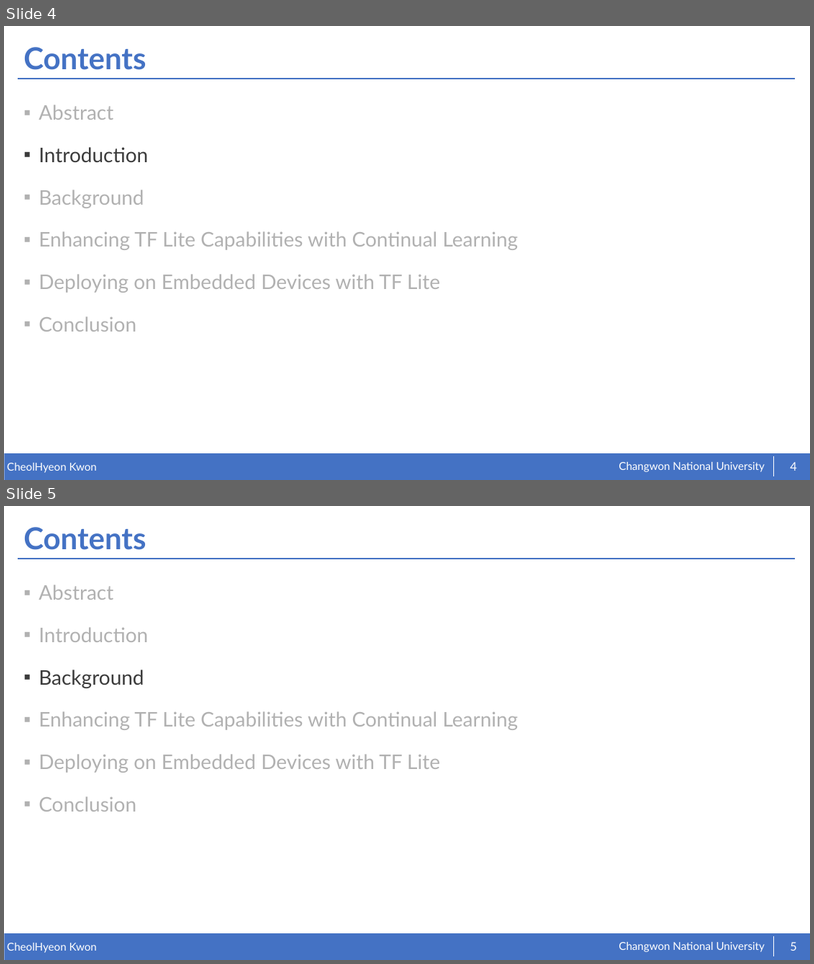
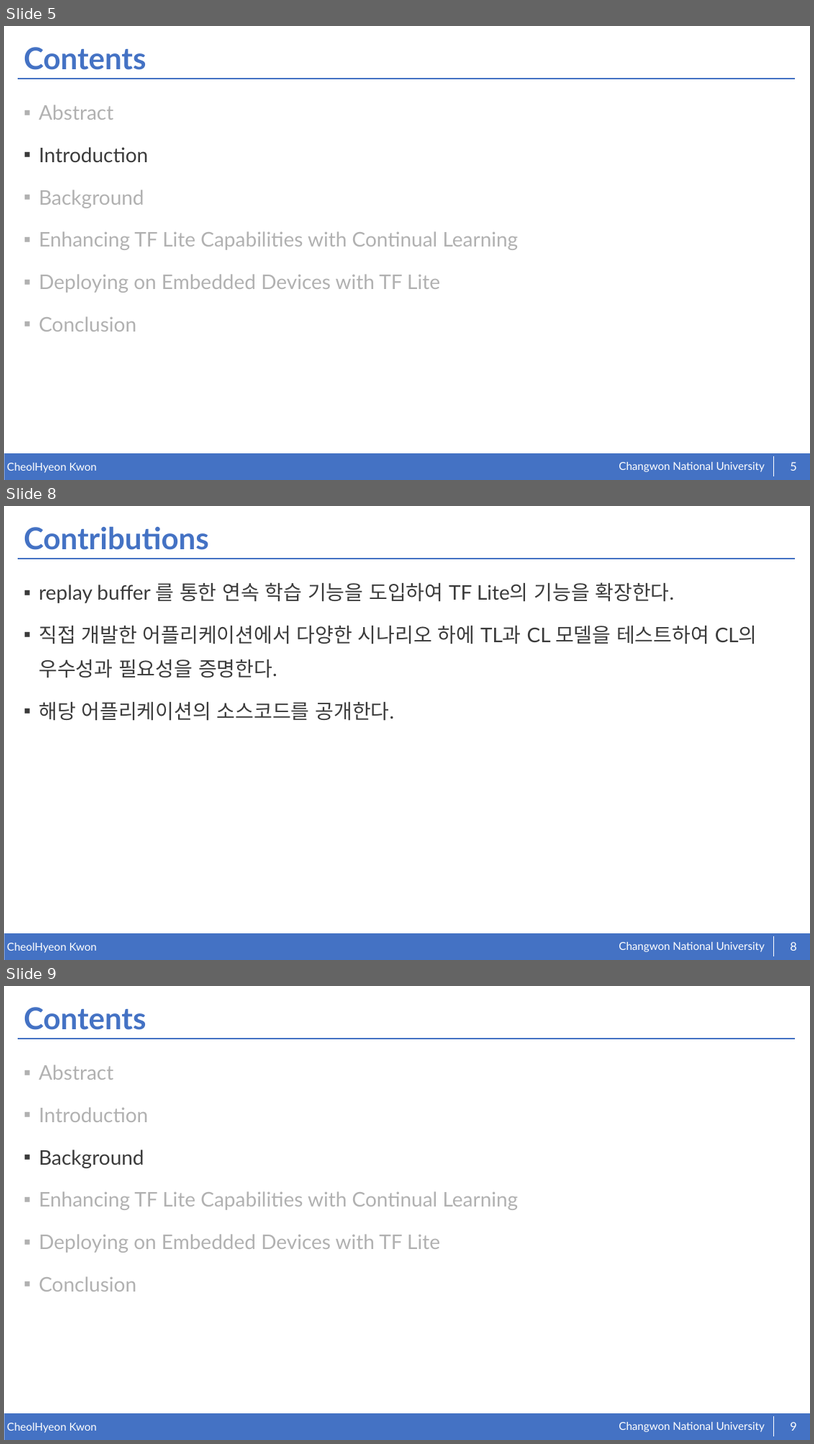
Before and after one commit to kkcchh9999/Studied_in_NOSLab, a slide deck: presentation/Continual Learning on the Edge with TensorFlow Lite.pptx. Shown one above the other, each under a label of ours: slides 4 and 5 before the commit, slides 5, 8 and 9 after it; the slides between them are not shown. The pictures are 814x964 and 814x1444 pixels, drawn with LibreOffice and Linux fonts; fonts in the diff are those of the drawing. Boxes give left, top, right and bottom in pixels: in the first picture for what was removed or moved away, otherwise in the second. Text is boxed around its words. In the diff, an @@ line names an element or a change of style, - is before the commit and + after.

```diff
--- a/presentation/Continual Learning on the Edge with TensorFlow Lite.pptx
+++ b/presentation/Continual Learning on the Edge with TensorFlow Lite.pptx
@@ slide 8 added at (4,506,810,960), background #FFFFFF; not listed: 5 template elements that a slide beside it also shows @@
@@ title added at (23,527,208,550), 36 pt, text #4472C4, bold @@
+Contributions
@@ text added at (39,582,758,721), 24 pt, text #3B3B3B @@
+▪ replay buffer 를 통한 연속 학습 기능을 도입하여 TF Lite의 기능을 확장한다.
+▪ 직접 개발한 어플리케이션에서 다양한 시나리오 하에 TL과 CL 모델을 테스트하여 CL의 우수성과 필요성을 증명한다.
+▪ 해당 어플리케이션의 소스코드를 공개한다.
@@ page number added at (790,942,797,950), 14 pt, text #FFFFFF @@
+8
@@ what was slide 4 is now slide 5 @@
@@ page number at (790,462,797,470): text changed @@
-4
+5
@@ what was slide 5 is now slide 9 @@
@@ page number at (790,1422,797,1430): text changed @@
-5
+9
```
Also in this commit, not shown: 1 slide changed, 5 other slides added.
